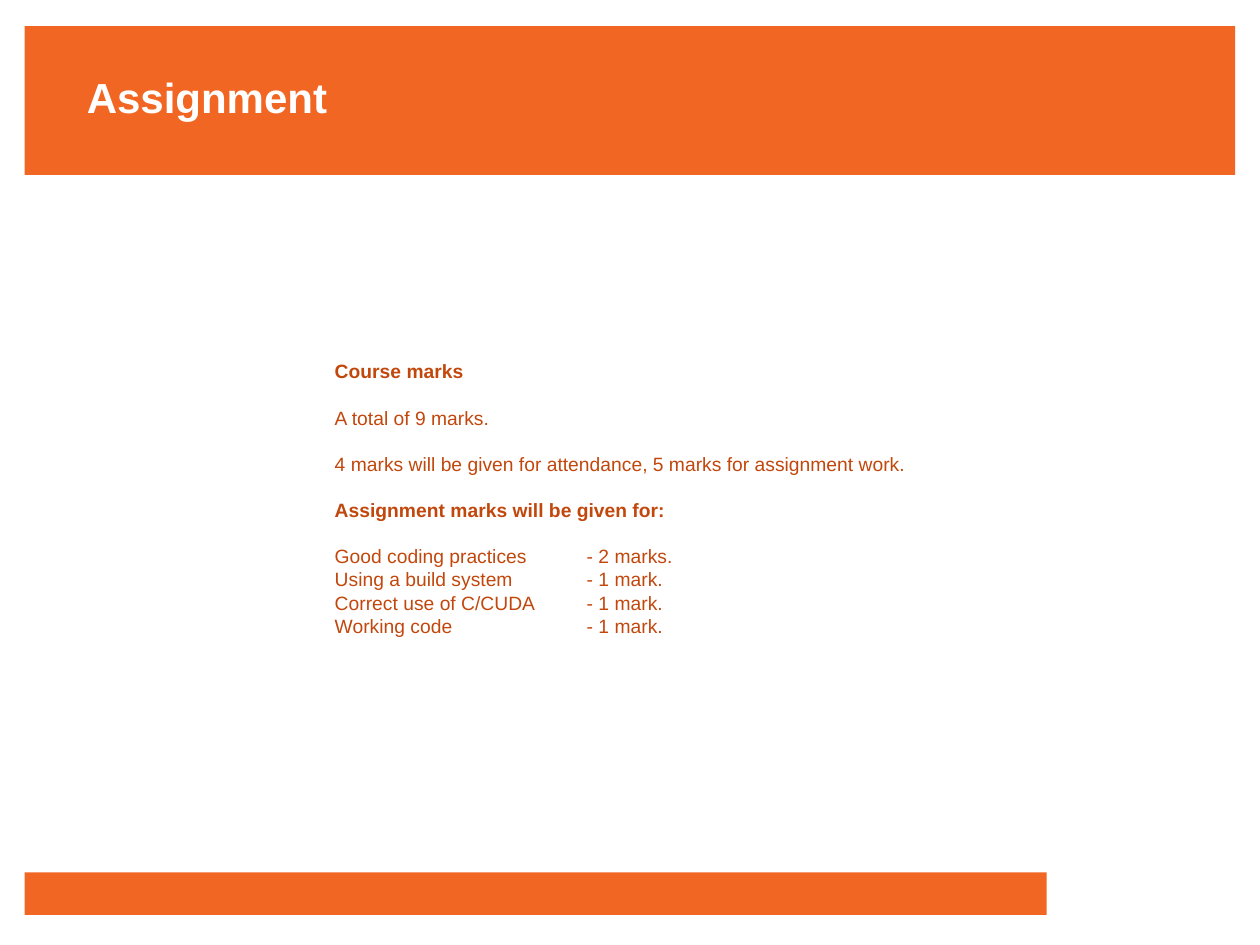
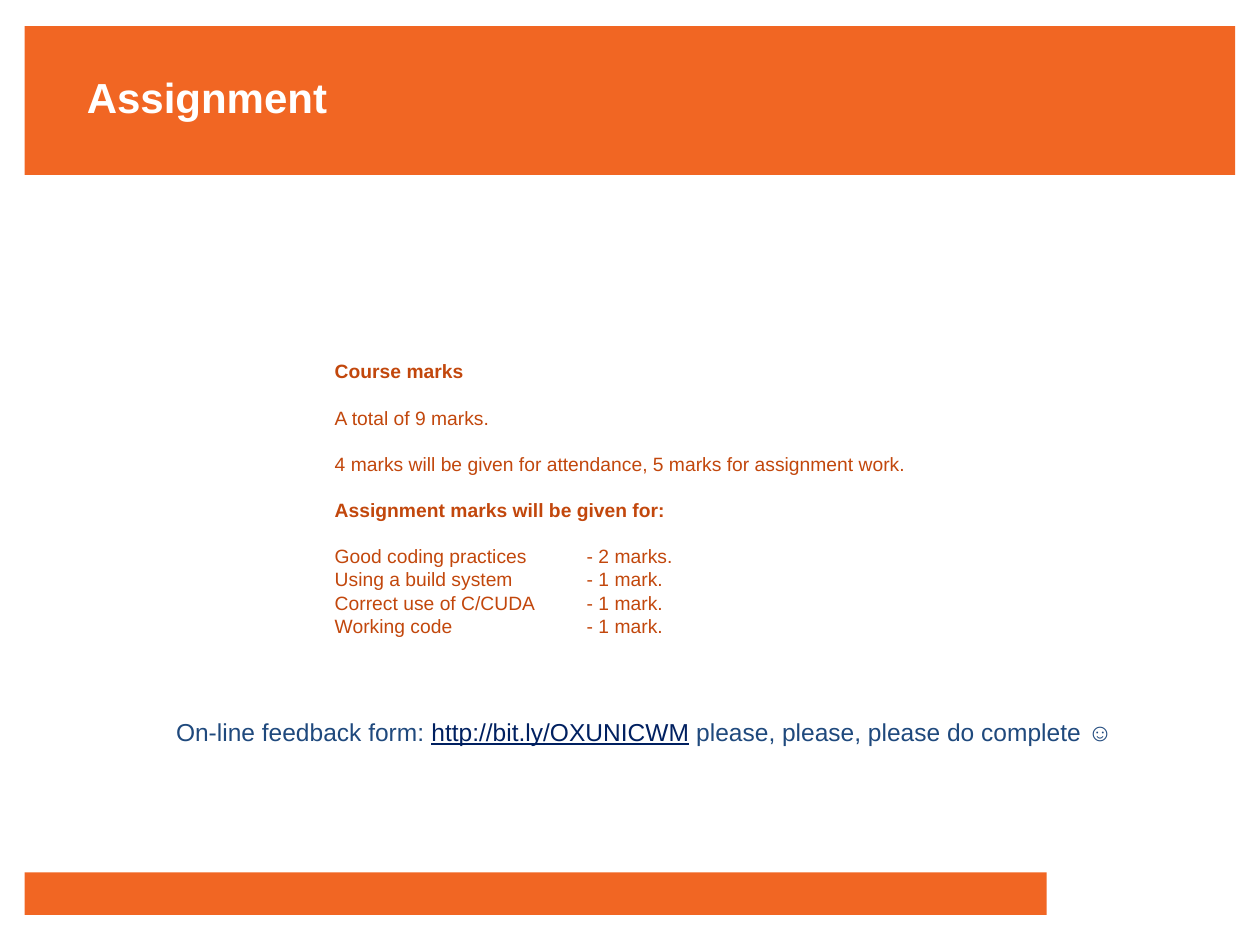
Before and after one commit to francisjudd/CWM-HPC, a slide deck: slide 7 of lectures/pptx/0_Introduction.pptx. Drawn at 1260x945 pixels with LibreOffice and Linux fonts; fonts in the diff are those of the drawing; background and template pictures are left out. Boxes give left, top, right and bottom in pixels: in the first picture for what was removed or moved away, otherwise in the second. Text is boxed around its words. In the diff, an @@ line names an element or a change of style, - is before the commit and + after.

Commit message:
Updated docs with link to feedback form

```diff
--- a/lectures/pptx/0_Introduction.pptx
+++ b/lectures/pptx/0_Introduction.pptx
@@ text added at (176,723,1081,746), 14 pt, text #1F497D @@
+On-line feedback form: http://bit.ly/OXUNICWM please, please, please do complete ☺
```
Also in this commit, not shown: 1 other slide changed, 3 other files.
